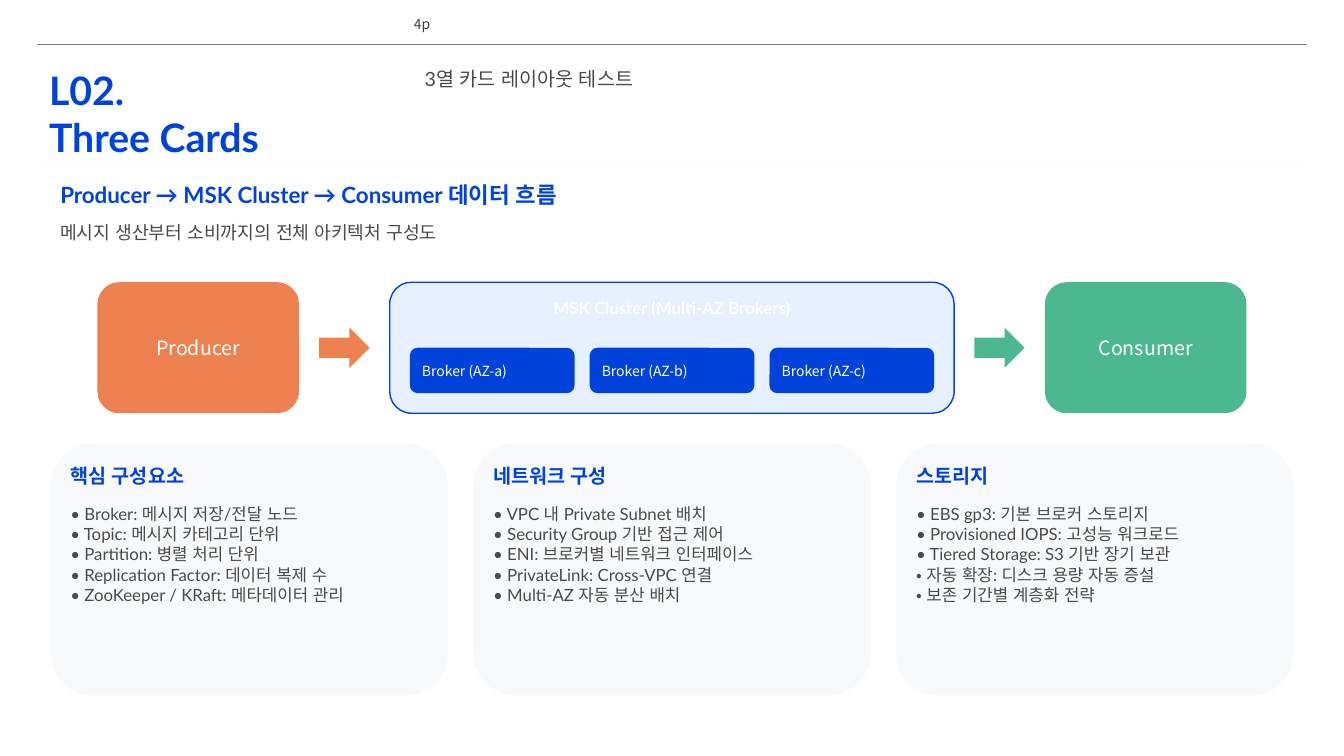
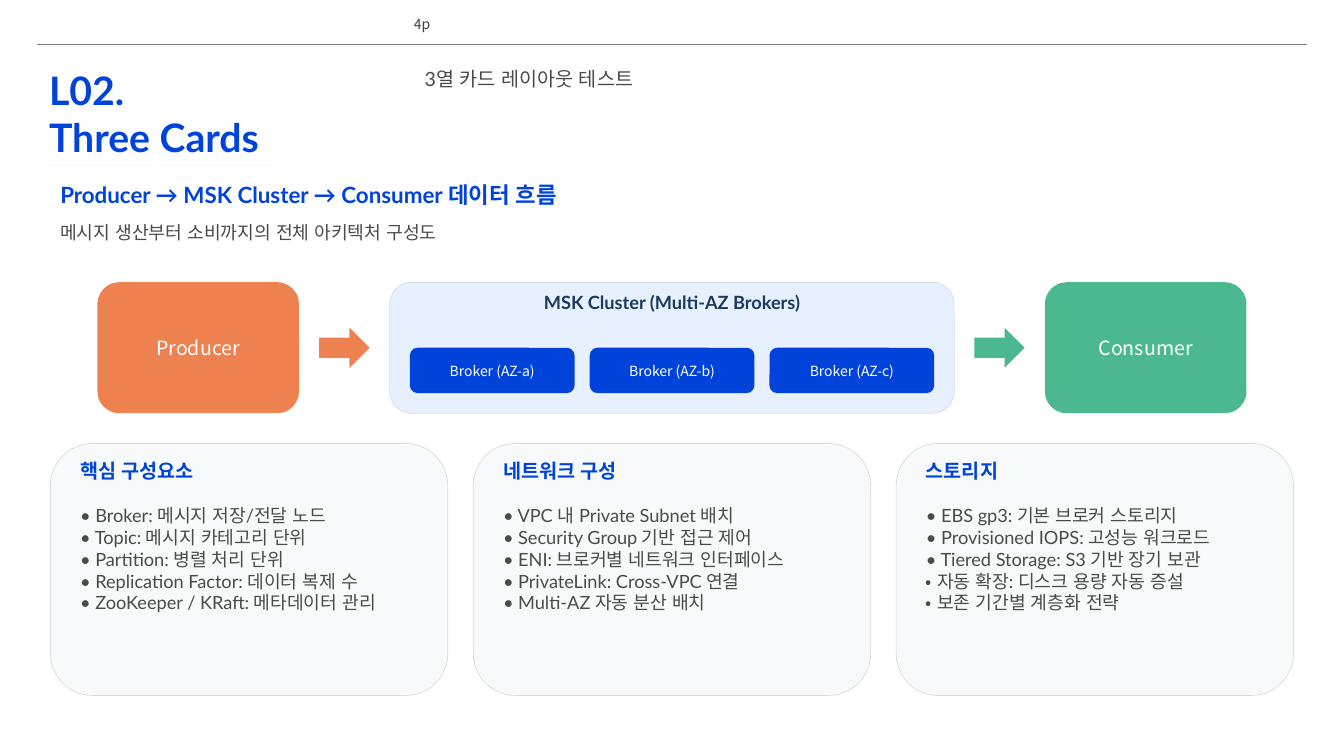
Before and after one commit to lhs6395-hslee/project-steer, a slide deck: slide 4 of results/pptx/AWS_MSK_Expert_Intro.pptx. Drawn at 1344x756 pixels with LibreOffice and Linux fonts; fonts in the diff are those of the drawing; background and template pictures are left out. Boxes give left, top, right and bottom in pixels: in the first picture for what was removed or moved away, otherwise in the second. Text is boxed around its words. In the diff, an @@ line names an element or a change of style, - is before the commit and + after.

```diff
--- a/results/pptx/AWS_MSK_Expert_Intro.pptx
+++ b/results/pptx/AWS_MSK_Expert_Intro.pptx
@@ rounded rectangle at (390,282,955,413): outline #0043DA 1 pt to #DCDCDC 0.5 pt @@
@@ text "MSK Cluster (Multi-AZ Brokers)": place and size @@
-text "MSK Cluster (Multi-AZ Brokers)" at (390,292,955,328)
+text "MSK Cluster (Multi-AZ Brokers)" at (544,295,800,312)
@@ text "MSK Cluster (Multi-AZ Brokers)" at (544,295,800,312): size 12 to 13 pt, text colour #FFFFFF to #1B3A5C @@
@@ alignment left to centre in 3 elements at (410,348,575,393), (590,348,754,393), (769,348,934,393) @@
@@ outline none to #DCDCDC 0.5 pt in 3 elements at (50,444,448,696), (474,444,871,696), (896,444,1294,696) @@
@@ text "핵심 구성요소": place and size @@
-text "핵심 구성요소" at (70,466,184,485)
+text "핵심 구성요소" at (80,461,194,480)
@@ text "네트워크 구성": place and size @@
-text "네트워크 구성" at (493,466,607,485)
+text "네트워크 구성" at (503,461,617,480)
@@ text "스토리지": place and size @@
-text "스토리지" at (916,466,988,485)
+text "스토리지" at (926,461,998,480)
@@ text "• Broker: 메시지 저장/전달 노드": place and size @@
-text "• Broker: 메시지 저장/전달 노드" at (84,506,344,604)
+text "• Broker: 메시지 저장/전달 노드" at (95,507,375,612)
@@ text "• VPC 내 Private Subnet ...": place and size @@
-text "• VPC 내 Private Subnet ..." at (507,506,753,603)
+text "• VPC 내 Private Subnet ..." at (518,507,785,611)
@@ size 12 to 13 pt in 3 elements at (95,507,375,612), (518,507,785,611), (937,507,1210,611) @@
@@ text "• EBS gp3: 기본 브로커 ...": place and size @@
-text "• EBS gp3: 기본 브로커 ..." at (926,506,1179,603)
+text "• EBS gp3: 기본 브로커 ..." at (937,507,1210,611)
```
Also in this commit, not shown: 4 other slides changed, 5 other files.
